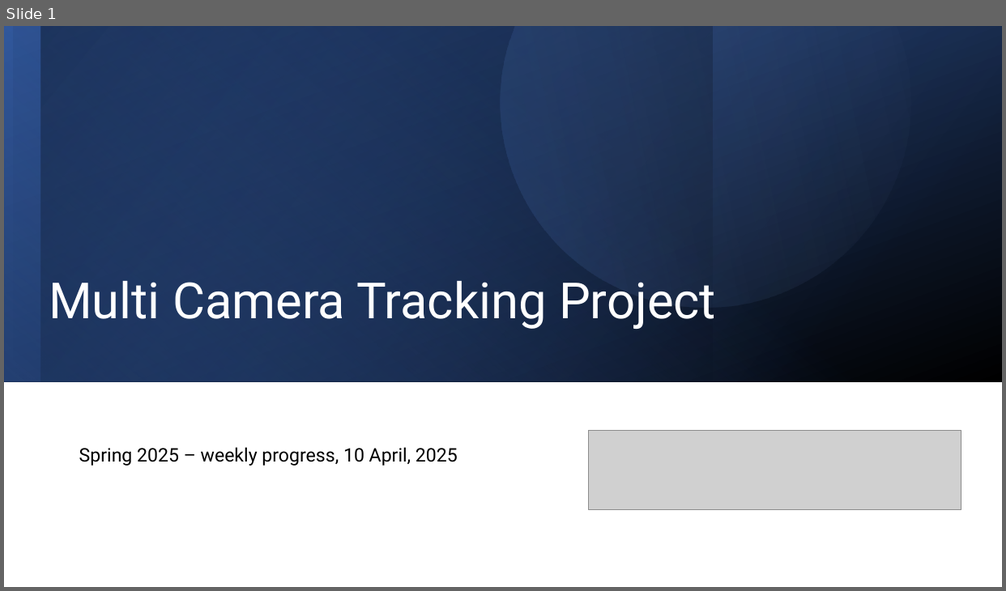
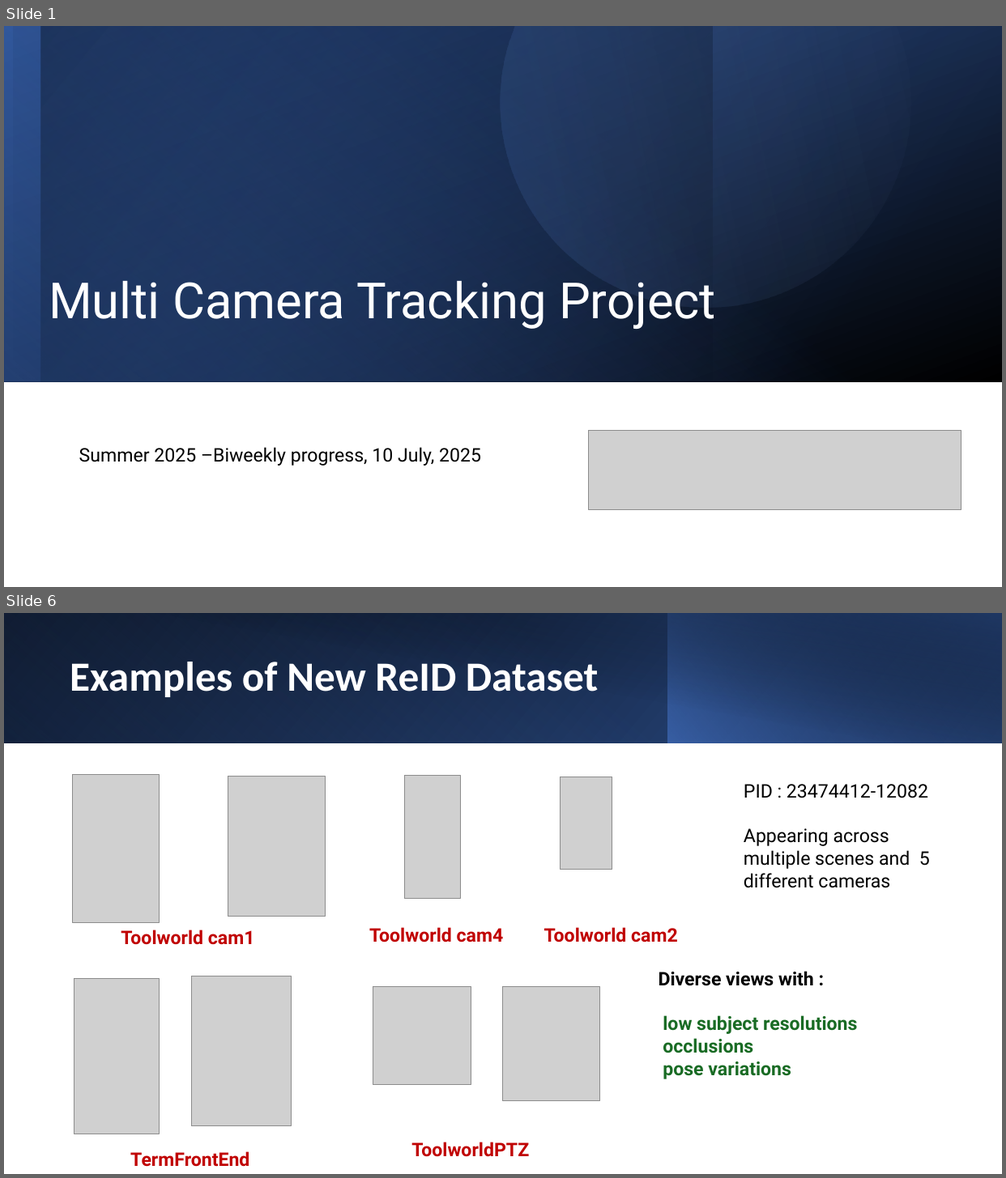
Before and after one commit to ManishGovind/transfer, a slide deck: Temp.pptx. Shown one above the other, each under a label of ours: slide 1 before the commit, slides 1 and 6 after it; the slides between them are not shown. The pictures are 1006x591 and 1006x1178 pixels, drawn with LibreOffice and Linux fonts; fonts in the diff are those of the drawing; grey boxes stand for pictures. Boxes give left, top, right and bottom in pixels: in the first picture for what was removed or moved away, otherwise in the second. Text is boxed around its words. In the diff, an @@ line names an element or a change of style, - is before the commit and + after.

Commit message:
Added 10 July updates

```diff
--- a/Temp.pptx
+++ b/Temp.pptx
@@ slide 6 added at [4, 613, 1002, 1174], background #FFFFFF @@
@@ rectangle added at [4, 613, 1002, 743], fill gradient #000000 to #2F5496 @@
@@ rectangle added at [4, 613, 669, 743], fill gradient #4472C4 to #1F3864 @@
@@ rectangle added at [41, 613, 1002, 744], fill gradient #000000 to #1F3864 @@
@@ rectangle added at [668, 613, 1002, 743], fill gradient #4472C4 to #000000 @@
@@ title added at [70, 662, 598, 697], 40 pt, text #FFFFFF, bold @@
+Examples of New ReID Dataset
@@ picture added at [72, 775, 158, 923] @@
@@ picture added at [228, 776, 325, 916] @@
@@ picture added at [404, 776, 461, 899] @@
@@ picture added at [560, 777, 612, 870] @@
@@ text added at [744, 784, 930, 888], 18 pt, text #000000 @@
+PID : 23474412-12082
+Appearing across multiple scenes and 5 different cameras
@@ text added at [369, 927, 504, 943], 18 pt, text #C00000, bold @@
+Toolworld cam4
@@ text added at [544, 927, 678, 943], 18 pt, text #C00000, bold @@
+Toolworld cam2
@@ text added at [121, 930, 255, 945], 18 pt, text #C00000, bold @@
+Toolworld cam1
@@ picture added at [191, 977, 291, 1127] @@
@@ text added at [658, 971, 857, 1080], 18 pt, text #196B24, bold @@
+Diverse views with :
+low subject resolutions
+occlusions
+pose variations
@@ picture added at [74, 978, 159, 1134] @@
@@ picture added at [373, 987, 472, 1084] @@
@@ picture added at [503, 987, 600, 1102] @@
@@ text added at [411, 1142, 529, 1157], 18 pt, text #C00000, bold @@
+ToolworldPTZ
@@ text added at [130, 1152, 249, 1167], 18 pt, text #C00000, bold @@
+TermFrontEnd
@@ slide 1 changed as well @@
@@ text at [79, 447, 481, 466]: text changed @@
-Spring 2025 – weekly progress, 10 April, 2025
+Summer 2025 –Biweekly progress, 10 July, 2025
```
Also in this commit, not shown: 1 other slide changed, 20 other slides added, 22 slides removed.
